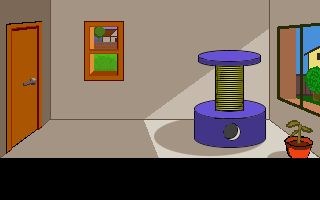
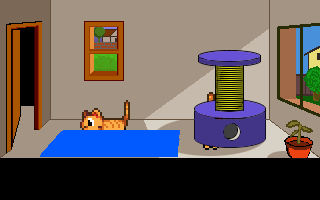
Layers edited between the first and the second (320, 200) image:
showed "Layer 5" over bbox(40, 130, 180, 157)
showed "Layer 2" over bbox(199, 92, 224, 150)
showed "Layer 1 copy" over bbox(80, 100, 130, 146)
hid "door_leftr_closed" over bbox(6, 25, 42, 154)
